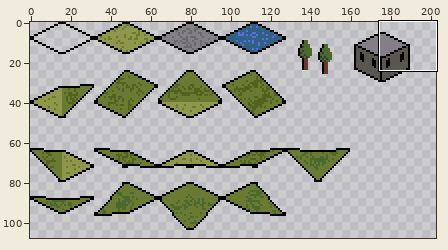
File history of a pixel-art file, assets/iso-tiles2.aseprite. Above, an overview of the earlier version with the close-up marked.
Close-up. Earlier state:
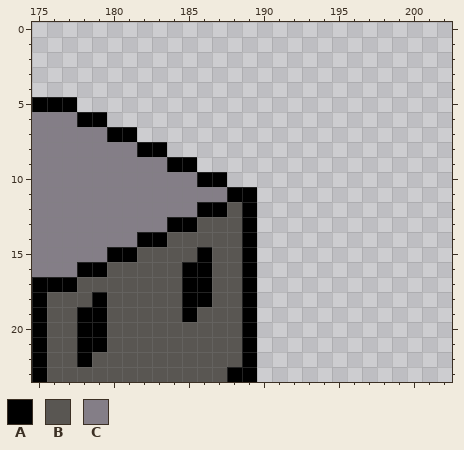
256x256 pixels, 1 frame. Shown: x 175..202, y 0..23. The wide view leaves out empty margins.
Palette (. is transparent): A #000000  B #595652  C #847e87
Pixels before, first column x 175:
 5 AAA............
 6 CCCAA..........
 7 CCCCCAA........
 8 CCCCCCCAA......
 9 CCCCCCCCCAA....
10 CCCCCCCCCCCAA..
11 CCCCCCCCCCCCCAA
12 CCCCCCCCCCCAABA
13 CCCCCCCCCAABBBA
14 CCCCCCCAABBBBBA
15 CCCCCAABBBBABBA
16 CCCAABBBBBAABBA
17 AAABBBBBBBAABBA
18 ABBBABBBBBAABBA
19 ABBAABBBBBABBBA
20 ABBAABBBBBBBBBA
21 ABBAABBBBBBBBBA
22 ABBABBBBBBBBBBA
23 ABBBBBBBBBBBBAA
Once edited:
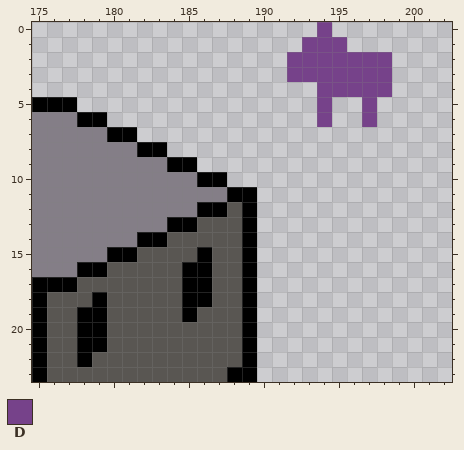
Colours new in this view: D #76428a
Edits made:
Changed rows in their new state; - is an unchanged pixel.
first column x 192:
 0 --D----
 1 -DDD---
 2 DDDDDDD
 3 DDDDDDD
 4 --DDDDD
 5 --D--D-
 6 --D--D-
